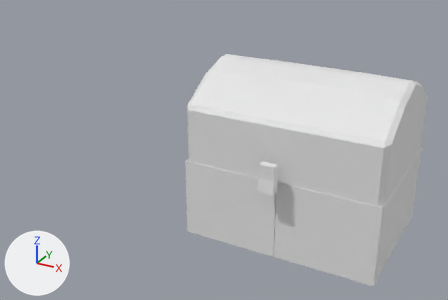
The Blender file Chest box_object .blend: old version first, new version second.
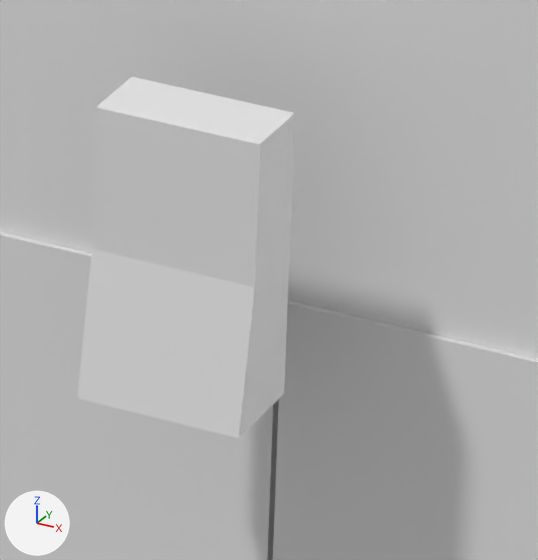
Each version is shown whole from a 50 mm lens placed at (4.59, -13.7, 8.19), pointed at (-1.69, -2.29, 2.49), then close up on the part from 56% to 67% of the width and 51% to 69% of the height. Every picture has the same lights, and +X, +Y and +Z are marked at lower left. The older version's two pictures come first.

The scene before the commit, as lines of its bpy script (objects in view):
```python
me_cube = bpy.data.meshes.new('Cube')
me_cube.from_pydata(...)  # 27 vertices, 18 faces; spans x -1.008..0.0, y -0.69..0.0, z -1.228..0.236
me_cube.materials.append(mat_material)  # white #e7e7e7
me_cube_001 = bpy.data.meshes.new('Cube.001')
me_cube_001.from_pydata(...)  # 29 vertices, 20 faces; spans x -1.0..0.0, y -0.69..0.0, z 0.14..1.99
me_cube_001.materials.append(mat_material)  # white #e7e7e7
me_cube_002 = bpy.data.meshes.new('Cube.002')
me_cube_002.from_pydata(...)  # 18 vertices, 16 faces; spans x -1.0..1.0, y -1.0..1.67, z -1.0..1.0
ob_chest = bpy.data.objects.new('chest', me_cube)
ob_chest.location = (-0.538, -0.051, 1.426)
ob_chest.scale = (-2.47, 2.64, 1.38)
_m = ob_chest.modifiers.new('Mirror', 'MIRROR')
_m.use_axis = (True, True, False)
_m.use_clip = True
ob_cube = bpy.data.objects.new('Cube', me_cube_002)
ob_cube.location = (-0.597, -2.223, 2.01)
ob_cube.scale = (0.19, -0.0872, 0.333)
ob_lid = bpy.data.objects.new('lid', me_cube_001)
ob_lid.location = (-0.538, -0.041, 1.316)
ob_lid.scale = (-2.48, 2.62, 1.38)
_m = ob_lid.modifiers.new('Mirror', 'MIRROR')
_m.use_axis = (True, True, False)
_m.use_clip = True
_m = ob_lid.modifiers.new('Bevel', 'BEVEL')
```
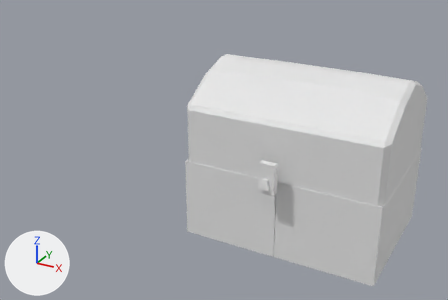
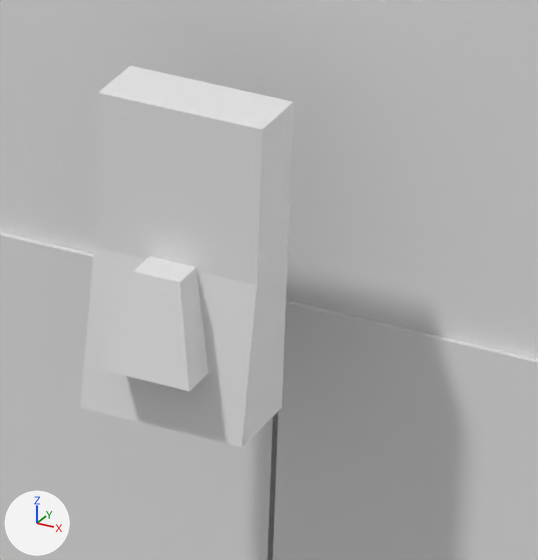
What differs and where, as boxes (x1, y1, x2, y2) in the close-ups (538 x 560 px):
```json
{"object": "Cube", "change": "reshaped, rescaled", "before": [77, 77, 295, 438], "after": [80, 66, 293, 447]}
{"part": 1, "of": "me_cube_002", "change": "added", "after": [101, 256, 208, 391]}
```

Scene script edits in JSON lines:
```json
{"block": "me_cube_002", "where": "# used by ob_cube; location = (-0.597, -2.223, 2.01); scale = (0.19, -0.0872, 0.333)"}
{"block": "me_cube_002", "where": "# verts and faces of me_cube_002; kept vertices keep their numbers, new ones are numbered from 18"}
{"op": "remove", "block": "me_cube_002", "code": "me_cube_002.from_pydata(...)  # 18 vertices, 16 faces; spans x -1.0..1.0, y -1.0..1.67, z -1.0..1.0"}
{"op": "add", "block": "me_cube_002", "code": "me_cube_002.from_pydata(...)  # 111 vertices, 22 faces, 102 loose edges; spans x -20.96..1.0, y -1.0..44.89, z -1.0..10.26"}
{"block": "me_cube_002", "change": "me_cube_002 part 1"}
{"op": "add", "block": "me_cube_002", "code": "verts[66] = (-0.57, 2.66, -0.6)  # pixel (100, 369)"}
{"op": "add", "block": "me_cube_002", "code": "verts[67] = (-0.31, 2.09, 0.03)  # pixel (133, 271)"}
{"op": "add", "block": "me_cube_002", "code": "verts[68] = (-0.57, 0.28, -0.6)"}
{"op": "add", "block": "me_cube_002", "code": "verts[69] = (-0.31, 0.84, 0.03)"}
{"op": "add", "block": "me_cube_002", "code": "verts[70] = (0.52, 2.66, -0.6)  # pixel (189, 391)"}
{"op": "add", "block": "me_cube_002", "code": "verts[71] = (0.26, 2.09, 0.03)  # pixel (179, 282)"}
{"op": "add", "block": "me_cube_002", "code": "verts[72] = (0.52, 0.28, -0.6)"}
{"op": "add", "block": "me_cube_002", "code": "verts[73] = (0.26, 0.84, 0.03)"}
{"op": "add", "block": "me_cube_002", "code": "faces += [(66, 67, 69, 68), (68, 69, 73, 72), (70, 72, 73, 71), (66, 70, 71, 67), (66, 68, 72, 70), (67, 71, 73, 69)]"}
{"block": "me_cube_002", "change": "other edits to the shape of me_cube_002 do not show in these pictures"}
{"op": "set", "path": "ob_cube.scale", "old": "(0.19, -0.0872, 0.333)", "new": "(0.19, -0.0772, 0.363)"}
```
